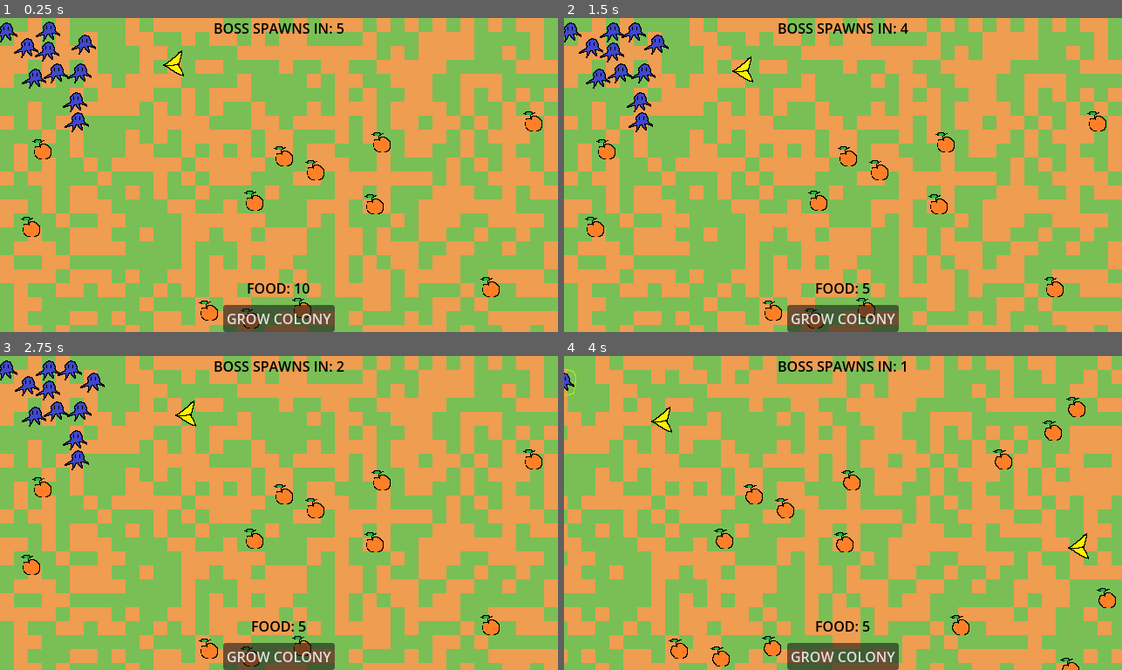
Above: before the commit, frames 1-4 (two rows, left to right).
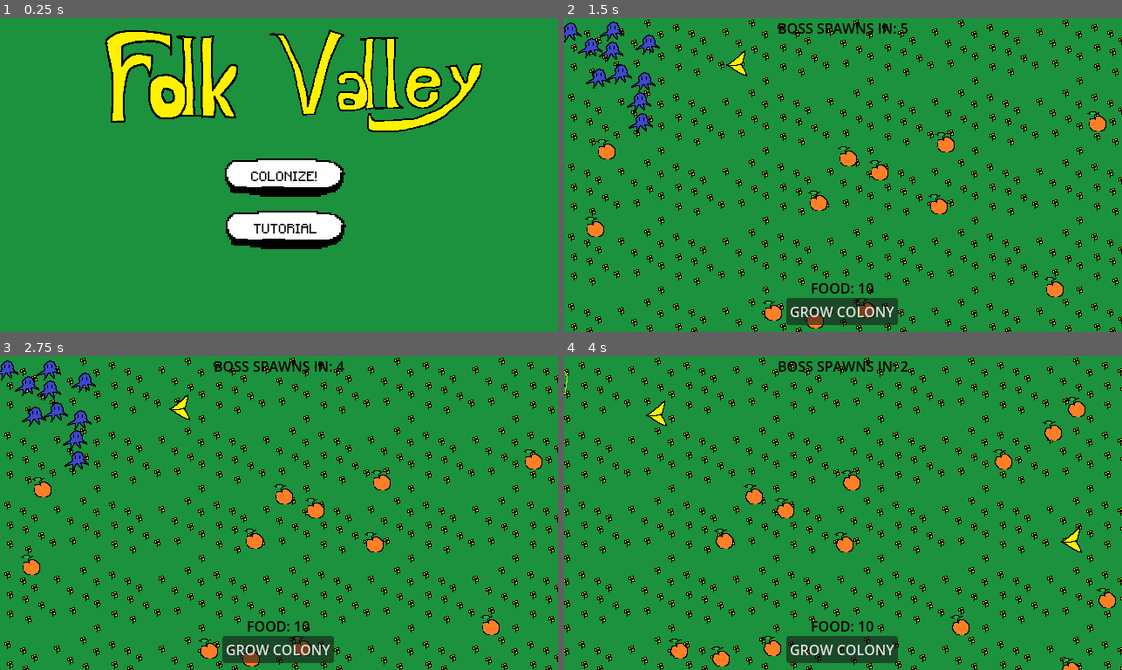
Above: after the commit, the same moments.

Repository: wheatgreaser/folkvalleygame
Game: Godot game, scene res://src/core/MainGame.tscn
Same seed, same stepped clock (60 frames per second), same inputs: the game is played once before the commit and once after it. The project has no main scene, so this scene is started directly.
Inputs (mouse positions are in pixels of both pictures, inside the frame that each line leads up to):
- Up to frame 1 (0.25 s): no input
- Up to frame 2 (1.5 s): click (843, 319) at 0.5 s, where only the run before the commit has a clickable "GROW COLONY"; click (848, 178) at 1.25 s, where only the run after the commit has a clickable "COLONIZE!"
- Up to frame 3 (2.75 s): drag from (94, 381) to (206, 648) at 2.02 s
- Up to frame 4 (4 s): drag from (614, 368) to (770, 648) at 2.77 s; move the mouse to (642, 459) at 3.52 s; hold D (right) from 3.53 s (still down); click (642, 459) at 3.6 s

The runs differ from the first frame. In frame 1, 100% of the frame differs, in the area x 0-100%, y 0-100%; in frame 2, 97%; in frame 3, 97%; in frame 4, 98%.

Commit message:
feat: level manager type deal

Diff:
--- a/project.godot
+++ b/project.godot
@@ -68,6 +68,7 @@
 
 [rendering]
 
+textures/canvas_textures/default_texture_filter=0
 rendering_device/driver.windows="d3d12"
 renderer/rendering_method="gl_compatibility"
 renderer/rendering_method.mobile="gl_compatibility"
--- a/src/core/main_game.gd
+++ b/src/core/main_game.gd
@@ -10,6 +10,7 @@
 const FOOD_DISPLAY_UID : String = "uid://gcw7vctcsb3g"
 const ENEMY_SPAWNER_UID : String = "uid://dc2e6dp30r553"
 const BOSS_SPAWNER_UID : String = "uid://b7aq6usxu1r12"
+const TITLE_SCREEN_UID : String = "uid://qs1wgpqx7shp"
 
 var player_scene : PackedScene = preload(PLAYER_SCENE_UID)
 var camera_scene : PackedScene = preload(CAMERA_UID)
@@ -39,8 +40,8 @@
 
 
 func _load_level() -> void:
-	var level_scene : PackedScene = preload(LEVEL_SCENE_UID)
-	var level : Node2D = level_scene.instantiate()
+	var level_scene : PackedScene = preload(TITLE_SCREEN_UID)
+	var level : Control = level_scene.instantiate()
 	level_root.add_child(level)
 
 func _load_UI () -> void:
@@ -81,16 +82,28 @@
 
 func _ready() -> void:
 	_load_level()
+	var colonize_button : Button = get_node("%LevelRoot/TitleScreen/Colonize")
+	colonize_button.button_down.connect(_colonize_button_down)
+
+func _process(_delta: float) -> void:
+	pass
+
+func _load_game_scene() -> void:
+	var level_scene : PackedScene = preload(LEVEL_SCENE_UID)
+	var level : Node2D = level_scene.instantiate()
+	level_root.add_child(level)
+
+func _load_game() -> void:
+	get_node("%LevelRoot/TitleScreen").queue_free()
+	_load_game_scene()
 	_camera_init()
-	_load_UI()
 	_selector_init()
-	_starting_food()
-	_boss_spawning()
 	_create_enemies()
 	_starting_soldiers()
+	_starting_food()
+	_load_UI()
+	_boss_spawning()
 
-func _process(_delta: float) -> void:
-	if len(get_tree().get_nodes_in_group("soldiers")) <= 0:
-		get_tree().change_scene_to_file("res://src/levels/death.tscn")
-	elif Food.food_count <= 0:
-		get_tree().change_scene_to_file("res://src/levels/death.tscn")
+
+func _colonize_button_down() -> void:
+	_load_game()
--- a/src/gameplay/enemies/enemy.tscn
+++ b/src/gameplay/enemies/enemy.tscn
@@ -1,6 +1,6 @@
 [gd_scene format=3 uid="uid://dgnuqeicgk1cs"]
 
-[ext_resource type="Texture2D" uid="uid://7wy3gwre1ydb" path="res://assets/enemy32.png" id="1_bj521"]
+[ext_resource type="Texture2D" uid="uid://7wy3gwre1ydb" path="res://assets/other/enemy32.png" id="1_bj521"]
 [ext_resource type="Script" uid="uid://bs3q25sdtvpyp" path="res://src/gameplay/enemies/enemy.gd" id="1_leloy"]
 
 [sub_resource type="RectangleShape2D" id="RectangleShape2D_leloy"]
--- a/src/gameplay/food/food.tscn
+++ b/src/gameplay/food/food.tscn
@@ -1,7 +1,7 @@
 [gd_scene format=3 uid="uid://dxm0vgfnpjqh7"]
 
 [ext_resource type="Script" uid="uid://qa0pi62ui4ca" path="res://src/gameplay/food/food.gd" id="1_6rkln"]
-[ext_resource type="Texture2D" uid="uid://csg4r5josdpy2" path="res://assets/orangepixel32.png" id="1_ks8s5"]
+[ext_resource type="Texture2D" uid="uid://csg4r5josdpy2" path="res://assets/other/orangepixel32.png" id="1_ks8s5"]
 
 [sub_resource type="RectangleShape2D" id="RectangleShape2D_ks8s5"]
 size = Vector2(21, 21)
--- a/src/gameplay/soldiers/soldier.tscn
+++ b/src/gameplay/soldiers/soldier.tscn
@@ -2,7 +2,7 @@
 
 [ext_resource type="Script" uid="uid://b7qhitw6nbmvp" path="res://src/gameplay/soldiers/soldier_behaviour.gd" id="1_3x1x4"]
 [ext_resource type="Script" uid="uid://bobx0ctlhwb47" path="res://src/gameplay/soldiers/single_selection.gd" id="2_u6l0c"]
-[ext_resource type="Texture2D" uid="uid://ce2pv4gvfqv1l" path="res://assets/selectorpixel.png" id="3_2cxd6"]
+[ext_resource type="Texture2D" uid="uid://ce2pv4gvfqv1l" path="res://assets/player/selectorpixel.png" id="3_2cxd6"]
 [ext_resource type="Texture2D" uid="uid://dh4j1peeec53e" path="res://assets/player/playeridle2.png" id="3_jbki6"]
 [ext_resource type="Texture2D" uid="uid://r33bu6qc4ypg" path="res://assets/player/playermove1.png" id="5_7bdr4"]
 
--- a/src/gameplay/soldiers/soldierspawner.tscn
+++ b/src/gameplay/soldiers/soldierspawner.tscn
@@ -24,9 +24,10 @@
 anchor_top = 1.0
 anchor_right = 0.5
 anchor_bottom = 1.0
-offset_left = -64.0
-offset_top = -31.0
-offset_right = 64.0
+offset_left = -65.0
+offset_top = -39.0
+offset_right = 63.0
+offset_bottom = -8.0
 grow_horizontal = 2
 grow_vertical = 0
 text = "GROW COLONY
--- a/src/gameplay/ui/grow/grow.tscn
+++ b/src/gameplay/ui/grow/grow.tscn
@@ -16,9 +16,10 @@
 anchor_top = 1.0
 anchor_right = 0.5
 anchor_bottom = 1.0
-offset_left = -4.0
-offset_top = -8.0
-offset_right = 4.0
+offset_left = -62.0
+offset_top = -47.0
+offset_right = 66.0
+offset_bottom = -16.0
 grow_horizontal = 2
 grow_vertical = 0
 text = "GROW COLONY"
--- /dev/null
+++ b/src/levels/TitleScreen.tscn
@@ -0,0 +1,38 @@
+[gd_scene format=3 uid="uid://qs1wgpqx7shp"]
+
+[ext_resource type="Texture2D" uid="uid://c4wuhgynagdjq" path="res://assets/levelbg/TitleScreenFolkValley.png" id="1_3jb6p"]
+[ext_resource type="Script" uid="uid://ya2btaso6pud" path="res://src/levels/title_screen.gd" id="1_k8vv4"]
+[ext_resource type="Theme" uid="uid://cbmml1c8rp2xq" path="res://src/resources/button.tres" id="2_tjnh7"]
+
+[node name="TitleScreen" type="Control" unique_id=739576040]
+layout_mode = 3
+anchors_preset = 15
+anchor_right = 1.0
+anchor_bottom = 1.0
+grow_horizontal = 2
+grow_vertical = 2
+script = ExtResource("1_k8vv4")
+
+[node name="TitleScreenFolkValley" type="Sprite2D" parent="." unique_id=1755976668]
+texture_filter = 1
+position = Vector2(323.5, 185)
+scale = Vector2(0.3373181, 0.33941606)
+texture = ExtResource("1_3jb6p")
+
+[node name="Colonize" type="Button" parent="." unique_id=28728879]
+layout_mode = 0
+offset_left = 258.0
+offset_top = 161.0
+offset_right = 396.0
+offset_bottom = 205.0
+theme = ExtResource("2_tjnh7")
+text = "COLONIZE!"
+
+[node name="Tutorial" type="Button" parent="." unique_id=268714539]
+layout_mode = 0
+offset_left = 259.0
+offset_top = 221.0
+offset_right = 397.0
+offset_bottom = 265.0
+theme = ExtResource("2_tjnh7")
+text = "TUTORIAL"
--- a/src/levels/death.tscn
+++ b/src/levels/death.tscn
@@ -43,6 +43,6 @@
 offset_bottom = 20.0
 grow_horizontal = 2
 grow_vertical = 2
-text = "you died"
+text = "game over"
 horizontal_alignment = 1
 vertical_alignment = 1
--- a/src/levels/level1.tscn
+++ b/src/levels/level1.tscn
@@ -1,290 +1,13 @@
 [gd_scene format=3 uid="uid://cwv5k8osui84u"]
 
-[ext_resource type="Texture2D" uid="uid://dosa2pxbutvcw" path="res://assets/tileset/floor.png" id="1_wyrbo"]
-[ext_resource type="Script" uid="uid://dw75bovwvvkdd" path="res://src/levels/tilepainter.gd" id="2_3o7sa"]
-[ext_resource type="Texture2D" uid="uid://ba4qisbm50g8s" path="res://assets/tileset/forestfloor.png" id="2_ay5hh"]
-[ext_resource type="Texture2D" uid="uid://crq74yo1gx6rp" path="res://assets/tileset/palettetile.png" id="3_ih7hf"]
-[ext_resource type="Texture2D" uid="uid://wnydl6w6rfea" path="res://assets/tileset/palettetile2.png" id="4_ghtb1"]
-
-[sub_resource type="TileSetAtlasSource" id="TileSetAtlasSource_3o7sa"]
-texture = ExtResource("1_wyrbo")
-0:0/0 = 0
-1:0/0 = 0
-2:0/0 = 0
-3:0/0 = 0
-4:0/0 = 0
-5:0/0 = 0
-6:0/0 = 0
-7:0/0 = 0
-8:0/0 = 0
-9:0/0 = 0
-10:0/0 = 0
-11:0/0 = 0
-0:1/0 = 0
-1:1/0 = 0
-2:1/0 = 0
-3:1/0 = 0
-4:1/0 = 0
-5:1/0 = 0
-6:1/0 = 0
-7:1/0 = 0
-8:1/0 = 0
-9:1/0 = 0
-11:1/0 = 0
-0:2/0 = 0
-1:2/0 = 0
-2:2/0 = 0
-3:2/0 = 0
-4:2/0 = 0
-5:2/0 = 0
-6:2/0 = 0
-7:2/0 = 0
-8:2/0 = 0
-9:2/0 = 0
-10:2/0 = 0
-11:2/0 = 0
-0:3/0 = 0
-1:3/0 = 0
-2:3/0 = 0
-3:3/0 = 0
-4:3/0 = 0
-5:3/0 = 0
-6:3/0 = 0
-7:3/0 = 0
-8:3/0 = 0
-9:3/0 = 0
-10:3/0 = 0
-11:3/0 = 0
-0:4/0 = 0
-1:4/0 = 0
-2:4/0 = 0
-3:4/0 = 0
-4:4/0 = 0
-5:4/0 = 0
-6:4/0 = 0
-7:4/0 = 0
-8:4/0 = 0
-9:4/0 = 0
-10:4/0 = 0
-11:4/0 = 0
-0:5/0 = 0
-1:5/0 = 0
-2:5/0 = 0
-3:5/0 = 0
-4:5/0 = 0
-5:5/0 = 0
-6:5/0 = 0
-7:5/0 = 0
-8:5/0 = 0
-9:5/0 = 0
-11:5/0 = 0
-0:6/0 = 0
-1:6/0 = 0
-2:6/0 = 0
-3:6/0 = 0
-4:6/0 = 0
-5:6/0 = 0
-6:6/0 = 0
-7:6/0 = 0
-8:6/0 = 0
-10:6/0 = 0
-11:6/0 = 0
-0:7/0 = 0
-1:7/0 = 0
-2:7/0 = 0
-3:7/0 = 0
-4:7/0 = 0
-5:7/0 = 0
-6:7/0 = 0
-7:7/0 = 0
-8:7/0 = 0
-9:7/0 = 0
-10:7/0 = 0
-11:7/0 = 0
-0:8/0 = 0
-1:8/0 = 0
-2:8/0 = 0
-3:8/0 = 0
-4:8/0 = 0
-5:8/0 = 0
-6:8/0 = 0
-7:8/0 = 0
-8:8/0 = 0
-9:8/0 = 0
-10:8/0 = 0
-11:8/0 = 0
-0:9/0 = 0
-1:9/0 = 0
-2:9/0 = 0
-3:9/0 = 0
-4:9/0 = 0
-5:9/0 = 0
-6:9/0 = 0
-7:9/0 = 0
-8:9/0 = 0
-9:9/0 = 0
-11:9/0 = 0
-0:10/0 = 0
-1:10/0 = 0
-2:10/0 = 0
-3:10/0 = 0
-4:10/0 = 0
-5:10/0 = 0
-6:10/0 = 0
-7:10/0 = 0
-8:10/0 = 0
-9:10/0 = 0
-10:10/0 = 0
-11:10/0 = 0
-0:11/0 = 0
-1:11/0 = 0
-2:11/0 = 0
-3:11/0 = 0
-4:11/0 = 0
-5:11/0 = 0
-6:11/0 = 0
-7:11/0 = 0
-8:11/0 = 0
-9:11/0 = 0
-10:11/0 = 0
-11:11/0 = 0
-0:12/0 = 0
-1:12/0 = 0
-2:12/0 = 0
-3:12/0 = 0
-4:12/0 = 0
-5:12/0 = 0
-6:12/0 = 0
-7:12/0 = 0
-8:12/0 = 0
-9:12/0 = 0
-10:12/0 = 0
-11:12/0 = 0
-0:13/0 = 0
-1:13/0 = 0
-2:13/0 = 0
-3:13/0 = 0
-4:13/0 = 0
-5:13/0 = 0
-6:13/0 = 0
-7:13/0 = 0
-8:13/0 = 0
-9:13/0 = 0
-11:13/0 = 0
-0:14/0 = 0
-1:14/0 = 0
-2:14/0 = 0
-3:14/0 = 0
-4:14/0 = 0
-5:14/0 = 0
-6:14/0 = 0
-7:14/0 = 0
-8:14/0 = 0
-9:14/0 = 0
-10:14/0 = 0
-11:14/0 = 0
-0:15/0 = 0
-1:15/0 = 0
-2:15/0 = 0
-3:15/0 = 0
-4:15/0 = 0
-5:15/0 = 0
-6:15/0 = 0
-7:15/0 = 0
-8:15/0 = 0
-9:15/0 = 0
-10:15/0 = 0
-11:15/0 = 0
-0:16/0 = 0
-1:16/0 = 0
-2:16/0 = 0
-3:16/0 = 0
-4:16/0 = 0
-5:16/0 = 0
-6:16/0 = 0
-7:16/0 = 0
-8:16/0 = 0
-9:16/0 = 0
-10:16/0 = 0
-11:16/0 = 0
-0:17/0 = 0
-1:17/0 = 0
-2:17/0 = 0
-3:17/0 = 0
-4:17/0 = 0
-5:17/0 = 0
-6:17/0 = 0
-7:17/0 = 0
-8:17/0 = 0
-9:17/0 = 0
-11:17/0 = 0
-0:18/0 = 0
-1:18/0 = 0
-2:18/0 = 0
-3:18/0 = 0
-4:18/0 = 0
-5:18/0 = 0
-6:18/0 = 0
-7:18/0 = 0
-8:18/0 = 0
-9:18/0 = 0
-10:18/0 = 0
-11:18/0 = 0
-0:19/0 = 0
-1:19/0 = 0
-2:19/0 = 0
-3:19/0 = 0
-4:19/0 = 0
-5:19/0 = 0
-6:19/0 = 0
-7:19/0 = 0
-8:19/0 = 0
-9:19/0 = 0
-10:19/0 = 0
-11:19/0 = 0
-
-[sub_resource type="TileSetAtlasSource" id="TileSetAtlasSource_ih7hf"]
-texture = ExtResource("2_ay5hh")
-0:0/0 = 0
-1:0/0 = 0
-0:1/0 = 0
-1:1/0 = 0
-0:2/0 = 0
-1:2/0 = 0
-0:3/0 = 0
-1:3/0 = 0
-0:4/0 = 0
-1:4/0 = 0
-0:5/0 = 0
-1:5/0 = 0
-0:6/0 = 0
-1:6/0 = 0
-
-[sub_resource type="TileSetAtlasSource" id="TileSetAtlasSource_ghtb1"]
-texture = ExtResource("3_ih7hf")
-0:0/0 = 0
-1:0/0 = 0
-
-[sub_resource type="TileSetAtlasSource" id="TileSetAtlasSource_bn18y"]
-texture = ExtResource("4_ghtb1")
-0:0/0 = 0
-1:0/0 = 0
-
-[sub_resource type="TileSet" id="TileSet_ay5hh"]
-sources/0 = SubResource("TileSetAtlasSource_3o7sa")
-sources/1 = SubResource("TileSetAtlasSource_ih7hf")
-sources/2 = SubResource("TileSetAtlasSource_ghtb1")
-sources/4 = SubResource("TileSetAtlasSource_bn18y")
+[ext_resource type="Script" uid="uid://bntv7k4xrbytc" path="res://src/levels/level_1.gd" id="1_3o7sa"]
+[ext_resource type="Texture2D" uid="uid://jl3dewcvf30j" path="res://assets/levelbg/tutorialbg.png" id="1_wyrbo"]
 
 [sub_resource type="RectangleShape2D" id="RectangleShape2D_3o7sa"]
 size = Vector2(661, 20)
 
 [node name="Scene" type="Node2D" unique_id=688667358]
-
-[node name="TileMapLayer" type="TileMapLayer" parent="." unique_id=380539479]
-texture_filter = 1
-tile_set = SubResource("TileSet_ay5hh")
-script = ExtResource("2_3o7sa")
+script = ExtResource("1_3o7sa")
 
 [node name="LevelBorderTop" type="StaticBody2D" parent="." unique_id=1799796435]
 visible = false
@@ -301,3 +24,10 @@
 [node name="CollisionShape2D" type="CollisionShape2D" parent="LevelBorderLeft" unique_id=86562862]
 position = Vector2(319, -8.000013)
 shape = SubResource("RectangleShape2D_3o7sa")
+
+[node name="TextureRect" type="TextureRect" parent="." unique_id=704857449]
+texture_filter = 1
+offset_right = 3961.0
+offset_bottom = 2749.0
+texture = ExtResource("1_wyrbo")
+stretch_mode = 1
--- /dev/null
+++ b/src/levels/level_1.gd
@@ -0,0 +1,14 @@
+extends Node2D
+
+
+# Called when the node enters the scene tree for the first time.
+func _ready() -> void:
+	pass # Replace with function body.
+
+
+# Called every frame. 'delta' is the elapsed time since the previous frame.
+func _process(delta: float) -> void:
+	if len(get_tree().get_nodes_in_group("soldiers")) <= 0:
+		get_tree().change_scene_to_file("res://src/levels/death.tscn")
+	elif Food.food_count <= 0:
+		get_tree().change_scene_to_file("res://src/levels/death.tscn")
--- a/src/levels/tilepainter.gd
+++ b/src/levels/tilepainter.gd
@@ -13,4 +13,7 @@
 
 
 func _process(_delta: float) -> void:
-	pass
+	if len(get_tree().get_nodes_in_group("soldiers")) <= 0:
+		get_tree().change_scene_to_file("res://src/levels/death.tscn")
+	elif Food.food_count <= 0:
+		get_tree().change_scene_to_file("res://src/levels/death.tscn")
--- /dev/null
+++ b/src/levels/title_screen.gd
@@ -0,0 +1,11 @@
+extends Control
+
+signal switch_to_colonizer_scene
+# Called when the node enters the scene tree for the first time.
+func _ready() -> void:
+	pass # Replace with function body.
+
+
+# Called every frame. 'delta' is the elapsed time since the previous frame.
+func _process(delta: float) -> void:
+	pass
--- /dev/null
+++ b/src/levels/tutorial.tscn
@@ -0,0 +1,52 @@
+[gd_scene format=3 uid="uid://b4j8lxbf2qt8e"]
+
+[ext_resource type="Texture2D" uid="uid://jl3dewcvf30j" path="res://assets/levelbg/tutorialbg.png" id="1_n4f5v"]
+
+[node name="Tutorial" type="Node2D" unique_id=779122202]
+
+[node name="TextureRect" type="TextureRect" parent="." unique_id=1850275371]
+texture_filter = 1
+offset_right = 641.0
+offset_bottom = 362.0
+texture = ExtResource("1_n4f5v")
+stretch_mode = 1
+
+[node name="TextLayout" type="Control" parent="." unique_id=1888800653]
+layout_mode = 3
+anchors_preset = 0
+offset_right = 40.0
+offset_bottom = 40.0
+
+[node name="Label1" type="RichTextLabel" parent="TextLayout" unique_id=678880469]
+layout_mode = 0
+offset_left = 29.0
+offset_top = 20.0
+offset_right = 366.0
+offset_bottom = 90.0
+text = "hold and drag left click to select units"
+
+[node name="Label2" type="RichTextLabel" parent="TextLayout" unique_id=1910733697]
+layout_mode = 0
+offset_left = 175.0
+offset_top = 51.0
+offset_right = 512.0
+offset_bottom = 121.0
+text = "right click them anywhere on the screen to move them there"
+
+[node name="Label4" type="RichTextLabel" parent="TextLayout" unique_id=167111540]
+layout_mode = 0
+offset_left = 329.0
+offset_top = 218.0
+offset_right = 666.0
+offset_bottom = 319.0
+text = "dont let all your colony members die, or your food to hit zero
+
+press space bar to start the game"
+
+[node name="Label3" type="RichTextLabel" parent="TextLayout" unique_id=1529155033]
+layout_mode = 0
+offset_left = 6.0
+offset_top = 166.0
+offset_right = 288.0
+offset_bottom = 267.0
+text = "use wasd to move the camera around"
--- /dev/null
+++ b/src/resources/button.tres
@@ -0,0 +1,77 @@
+[gd_resource type="Theme" format=3 uid="uid://cbmml1c8rp2xq"]
+
+[ext_resource type="Texture2D" uid="uid://c2j13beo84e5v" path="res://assets/button/buttonunclicked.png" id="1_hxtsd"]
+[ext_resource type="FontFile" uid="uid://bu7ygqw80sxn2" path="res://assets/fonts/MinecraftRegular-Bmg3.otf" id="1_sxt5c"]
+[ext_resource type="Texture2D" uid="uid://b82y1uwpkbtcx" path="res://assets/button/buttonclicked.png" id="3_d1q1t"]
+
+[sub_resource type="StyleBoxFlat" id="StyleBoxFlat_451vp"]
+content_margin_left = 4.0
+content_margin_top = 4.0
+content_margin_right = 4.0
+content_margin_bottom = 4.0
+bg_color = Color(0.1, 0.1, 0.1, 0.3)
+corner_radius_top_left = 3
+corner_radius_top_right = 3
+corner_radius_bottom_right = 3
+corner_radius_bottom_left = 3
+corner_detail = 5
+
+[sub_resource type="StyleBoxFlat" id="StyleBoxFlat_4nvx6"]
+content_margin_left = 4.0
+content_margin_top = 4.0
+content_margin_right = 4.0
+content_margin_bottom = 4.0
+bg_color = Color(1, 1, 1, 0.75)
+draw_center = false
+border_width_left = 2
+border_width_top = 2
+border_width_right = 2
+border_width_bottom = 2
+corner_radius_top_left = 3
+corner_radius_top_right = 3
+corner_radius_bottom_right = 3
+corner_radius_bottom_left = 3
+corner_detail = 5
+expand_margin_left = 2.0
+expand_margin_top = 2.0
+expand_margin_right = 2.0
+expand_margin_bottom = 2.0
+
+[sub_resource type="StyleBoxTexture" id="StyleBoxTexture_4nvx6"]
+texture = ExtResource("1_hxtsd")
+region_rect = Rect2(22, 16, 73, 25)
+modulate_color = Color(0.30200383, 0.30200383, 0.30200383, 1)
+
+[sub_resource type="StyleBoxTexture" id="StyleBoxTexture_d1q1t"]
+texture = ExtResource("1_hxtsd")
+region_rect = Rect2(22, 16, 73, 25)
+
+[sub_resource type="StyleBoxTexture" id="StyleBoxTexture_451vp"]
+texture = ExtResource("3_d1q1t")
+region_rect = Rect2(22, 16, 72, 20)
+
+[resource]
+Button/colors/font_color = Color(0, 0, 0, 1)
+Button/colors/font_disabled_color = Color(0.875, 0.875, 0.875, 0.5)
+Button/colors/font_focus_color = Color(0.95, 0.95, 0.95, 1)
+Button/colors/font_hover_color = Color(0.95, 0.95, 0.95, 1)
+Button/colors/font_hover_pressed_color = Color(1, 1, 1, 1)
+Button/colors/font_outline_color = Color(0, 0, 0, 1)
+Button/colors/font_pressed_color = Color(1, 1, 1, 1)
+Button/colors/icon_disabled_color = Color(1, 1, 1, 0.4)
+Button/colors/icon_focus_color = Color(1, 1, 1, 1)
+Button/colors/icon_hover_color = Color(1, 1, 1, 1)
+Button/colors/icon_hover_pressed_color = Color(1, 1, 1, 1)
+Button/colors/icon_normal_color = Color(1, 1, 1, 1)
+Button/colors/icon_pressed_color = Color(1, 1, 1, 1)
+Button/constants/align_to_largest_stylebox = 0
+Button/constants/h_separation = 4
+Button/constants/icon_max_width = 0
+Button/constants/outline_size = 0
+Button/font_sizes/font_size = 16
+Button/fonts/font = ExtResource("1_sxt5c")
+Button/styles/disabled = SubResource("StyleBoxFlat_451vp")
+Button/styles/focus = SubResource("StyleBoxFlat_4nvx6")
+Button/styles/hover = SubResource("StyleBoxTexture_4nvx6")
+Button/styles/normal = SubResource("StyleBoxTexture_d1q1t")
+Button/styles/pressed = SubResource("StyleBoxTexture_451vp")
Binary file added: assets/button/buttonclicked.png
Not shown, added: assets/button/buttonclicked.png.import
Binary file added: assets/button/buttonunclicked.png
Not shown, changed: assets/button/buttonunclicked.png.import
Binary file added: assets/fonts/MinecraftRegular-Bmg3.otf
Not shown, added: assets/fonts/MinecraftRegular-Bmg3.otf.import
Binary file added: assets/levelbg/TitleScreenFolkValley.png
Not shown, added: assets/levelbg/TitleScreenFolkValley.png.import
Binary file added: assets/levelbg/tutorialbg.png
Not shown, added: assets/levelbg/tutorialbg.png.import
Renamed: assets/enemy32.png -> assets/other/enemy32.png
Not shown, changed: assets/other/enemy32.png.import
(and 6 more such lines)
